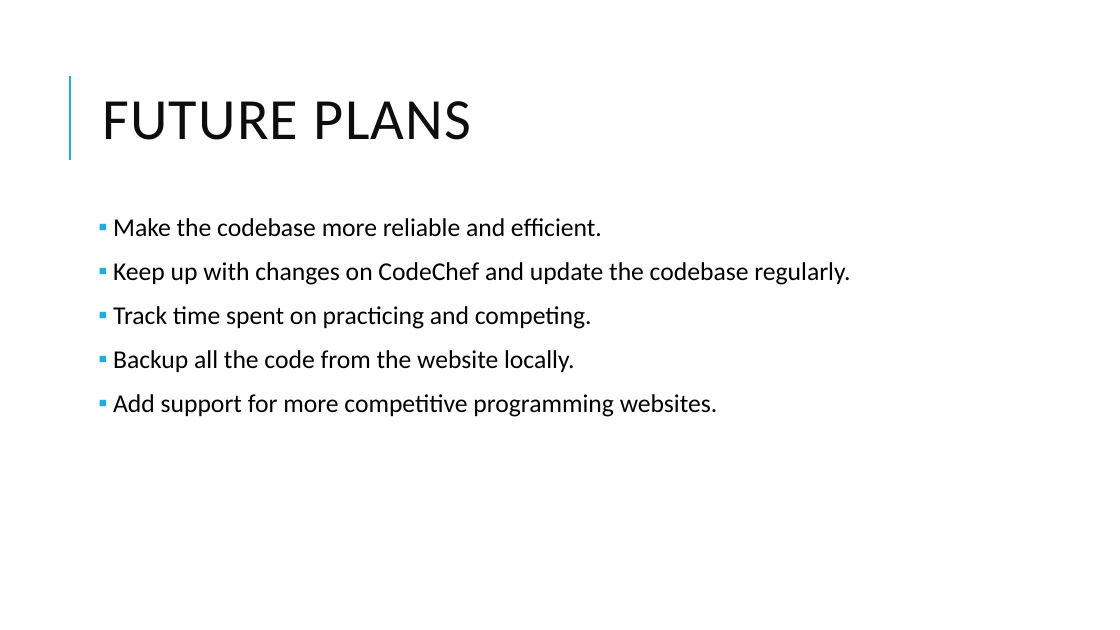
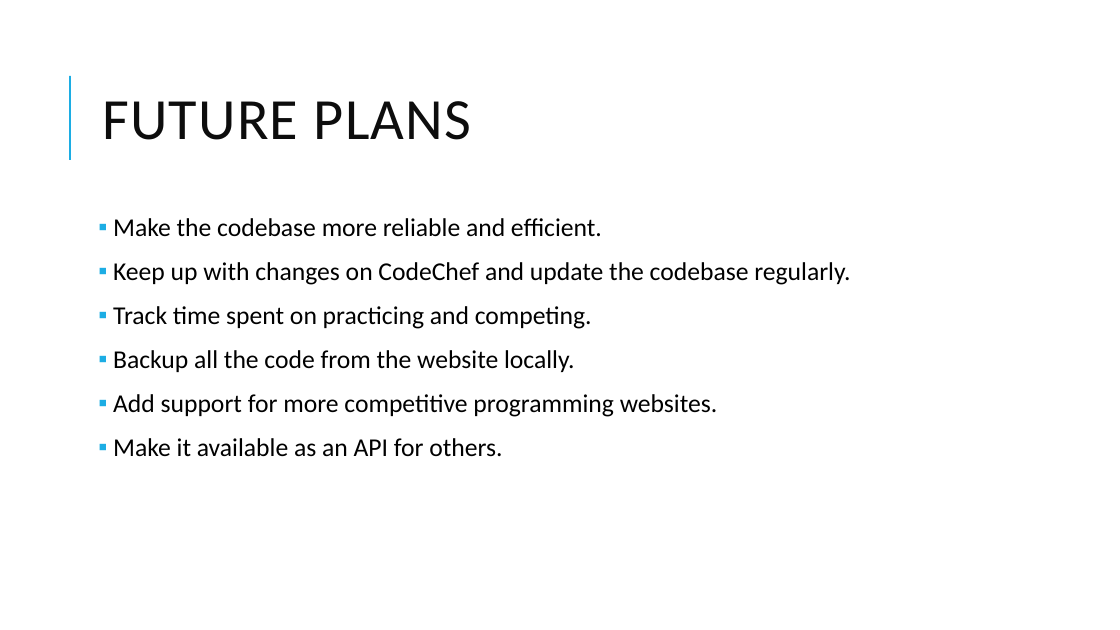
Before and after one commit to IshaanG/CodeChef-Buddy, a slide deck: slide 7 of Codechef buddy1.odp. Drawn at 1120x630 pixels with LibreOffice and Linux fonts; fonts in the diff are those of the drawing. Boxes give left, top, right and bottom in pixels: in the first picture for what was removed or moved away, otherwise in the second. Text is boxed around its words. In the diff, an @@ line names an element or a change of style, - is before the commit and + after.

```diff
--- a/Codechef buddy1.odp
+++ b/Codechef buddy1.odp
@@ text at (x1=113, y1=438, x2=502, y2=457): paragraph added @@
+▪ Make it available as an API for others.
```
Also in this commit, not shown: 2 other slides changed, 5 other files.
